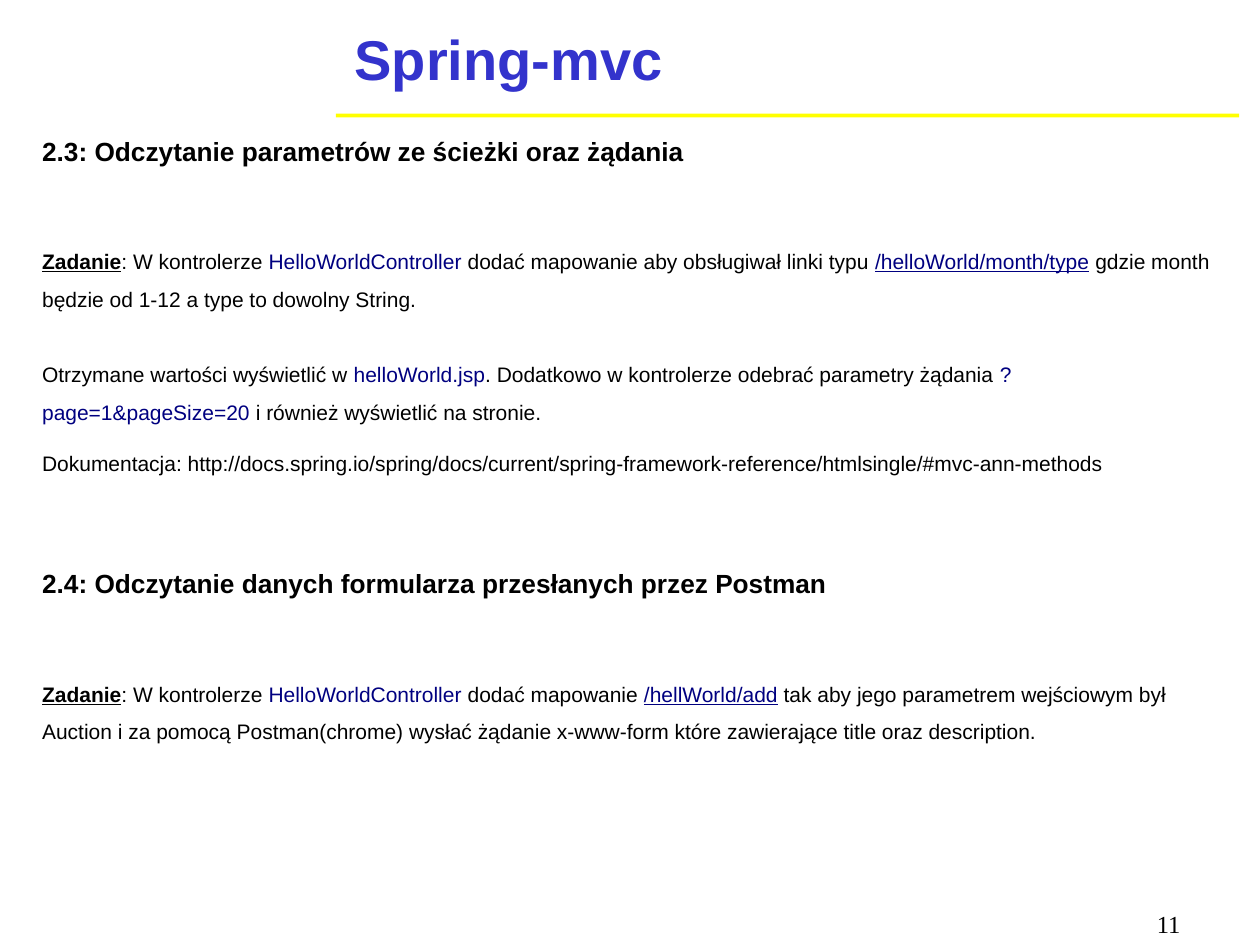
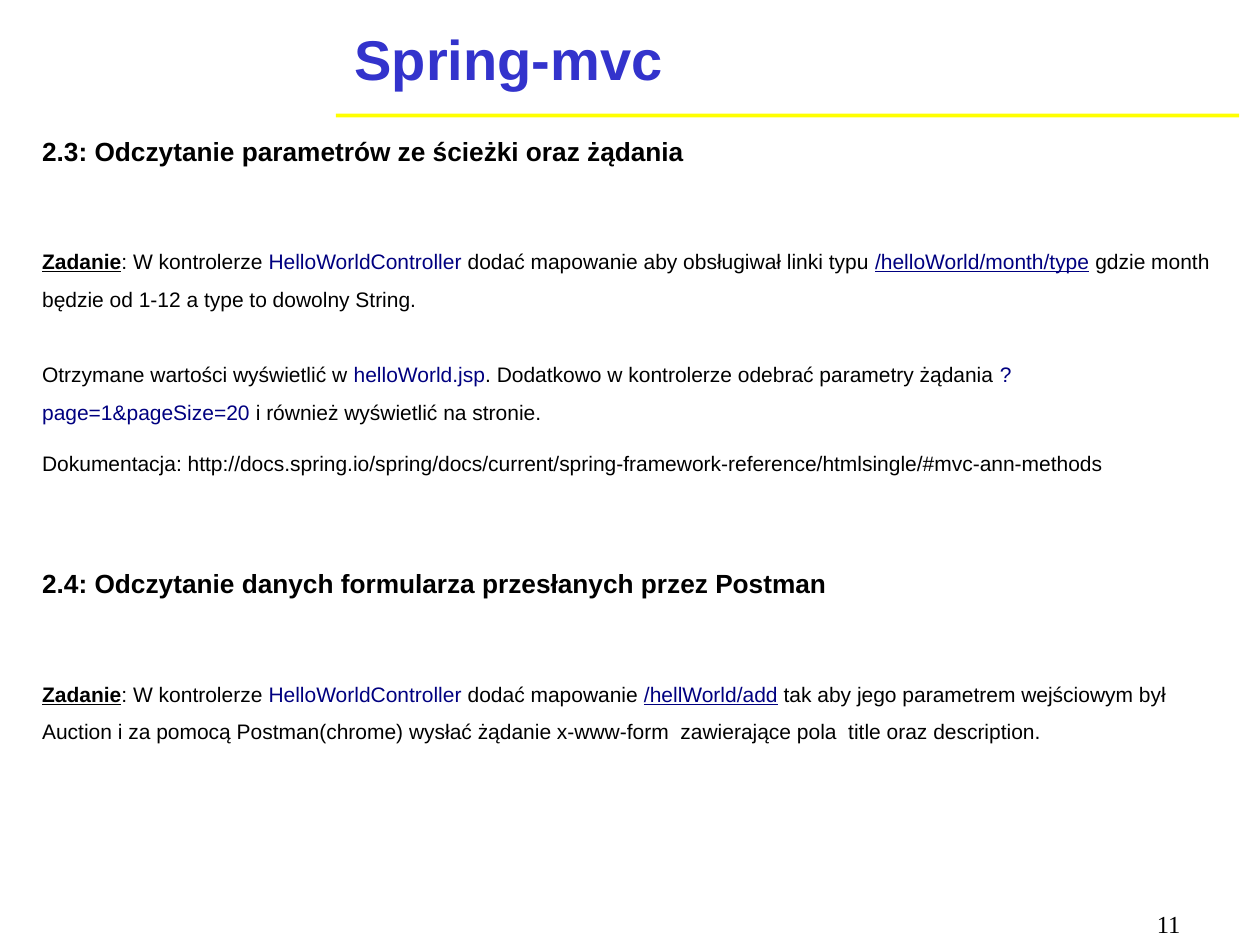
Before and after one commit to tlmikulski/spring-auction, a slide deck: slide 11 of Spring MVC.odp. Drawn at 1260x945 pixels with LibreOffice and Linux fonts; fonts in the diff are those of the drawing; background and template pictures are left out. Boxes give left, top, right and bottom in pixels: in the first picture for what was removed or moved away, otherwise in the second. Text is boxed around its words. In the diff, an @@ line names an element or a change of style, - is before the commit and + after.

```diff
--- a/Spring MVC.odp
+++ b/Spring MVC.odp
@@ text at (42, 686, 1166, 744): text changed @@
-Zadanie: W kontrolerze HelloWorldController dodać mapowanie /hellWorld/add tak aby jego parametrem wejściowym był Auction i za pomocą Postman(chrome) wysłać żądanie x-www-form które zawierające title oraz description.
+Zadanie: W kontrolerze HelloWorldController dodać mapowanie /hellWorld/add tak aby jego parametrem wejściowym był Auction i za pomocą Postman(chrome) wysłać żądanie x-www-form zawierające pola title oraz description.
```
Also in this commit, not shown: 5 other slides changed, 1 other file.
